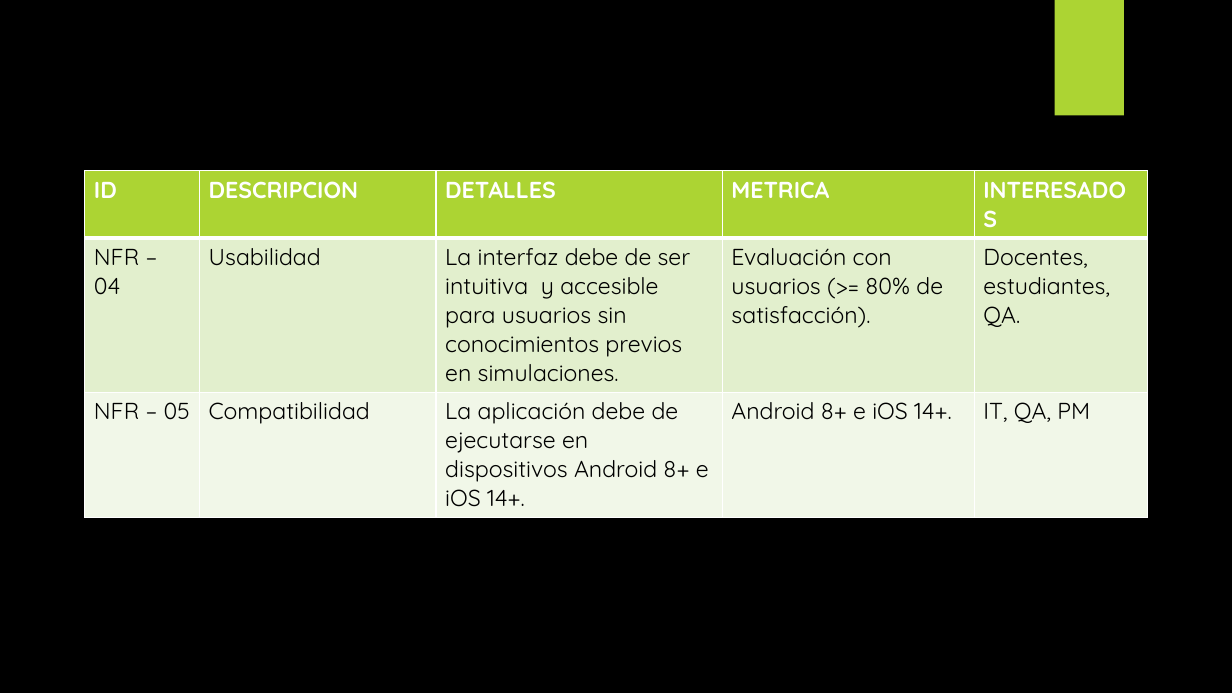
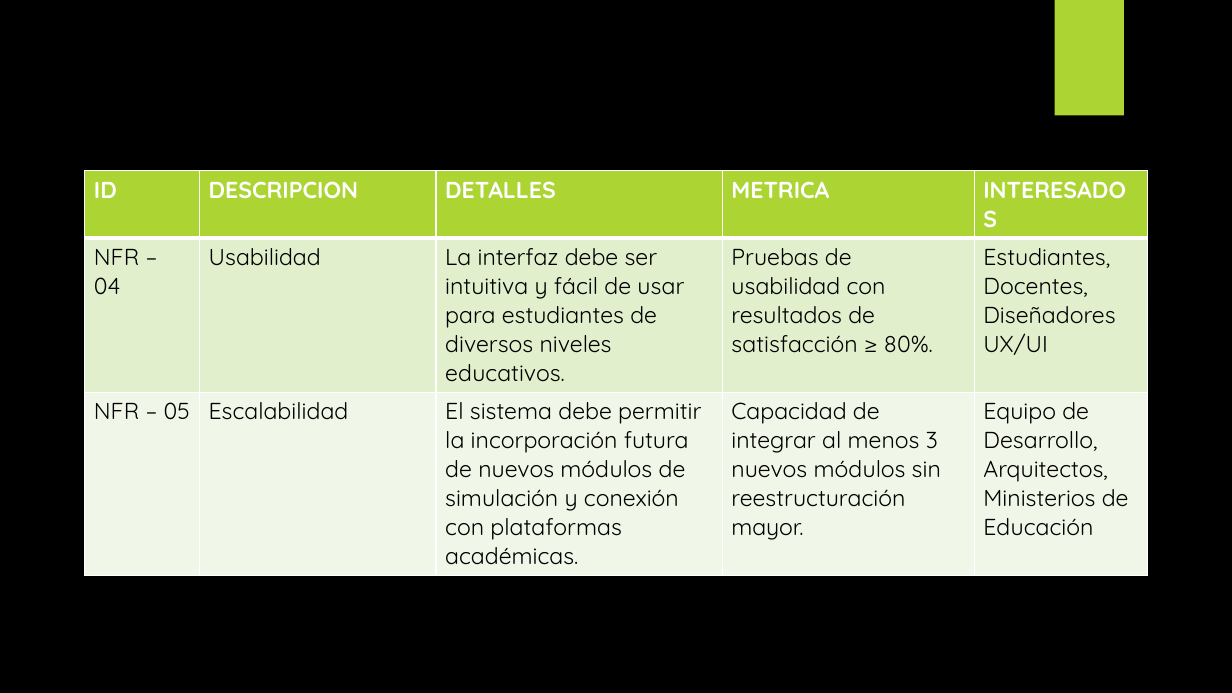
Before and after one commit to Jucer74/SoftwareArchitecture, a slide deck: slide 7 of Project/Context/EduPhysics.context.pptx. Drawn at 1232x693 pixels with LibreOffice and Linux fonts; fonts in the diff are those of the drawing; background and template pictures are left out. Boxes give left, top, right and bottom in pixels: in the first picture for what was removed or moved away, otherwise in the second. Text is boxed around its words. In the diff, an @@ line names an element or a change of style, - is before the commit and + after.

```diff
--- a/Project/Context/EduPhysics.context.pptx
+++ b/Project/Context/EduPhysics.context.pptx
@@ table at bbox=[85, 171, 1148, 569] @@
-row 2: NFR – 04 | Usabilidad | La interfaz debe de ser intuitiva y accesible para usuarios sin conocimientos previos en simulaciones. | Evaluación con usuarios (>= 80% de satisfacción). | Docentes, estudiantes, QA.
+row 2: NFR – 04 | Usabilidad | La interfaz debe ser intuitiva y fácil de usar para estudiantes de diversos niveles educativos. | Pruebas de usabilidad con resultados de satisfacción ≥ 80%. | Estudiantes, Docentes, Diseñadores UX/UI
-row 3: NFR – 05 | Compatibilidad | La aplicación debe de ejecutarse en dispositivos Android 8+ e iOS 14+. | Android 8+ e iOS 14+. | IT, QA, PM
+row 3: NFR – 05 | Escalabilidad | El sistema debe permitir la incorporación futura de nuevos módulos de simulación y conexión con plataformas académicas. | Capacidad de integrar al menos 3 nuevos módulos sin reestructuración mayor. | Equipo de Desarrollo, Arquitectos, Ministerios de Educación
```
Also in this commit, not shown: 4 other slides changed, 1 slide added, 1 slide removed.
